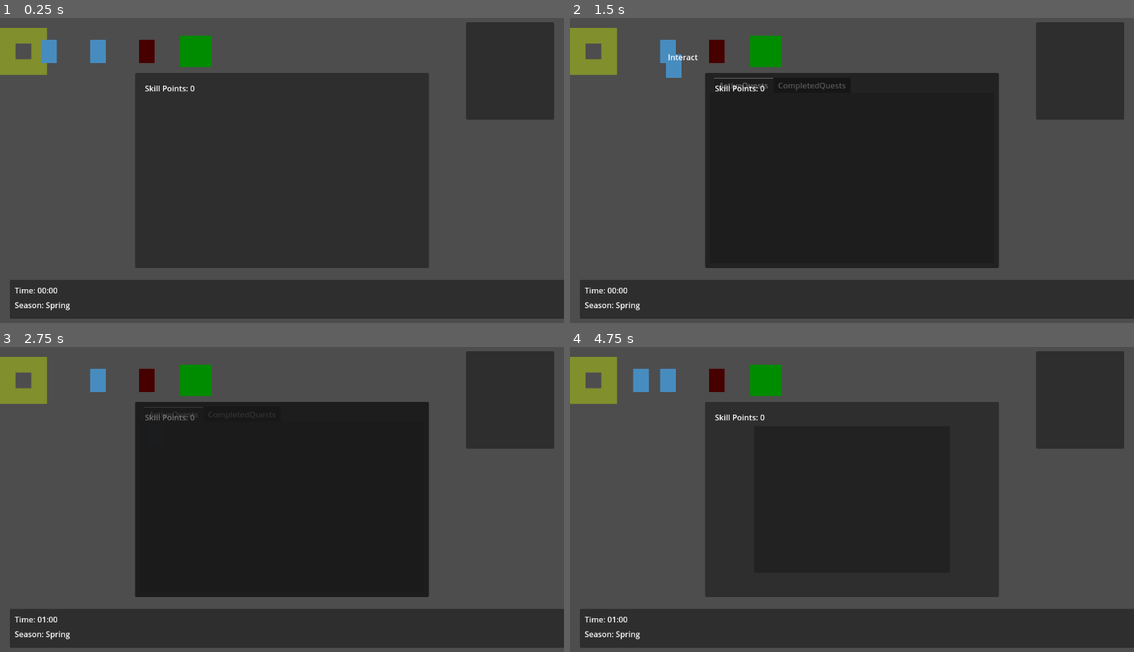
Above: before the commit, frames 1-4 (two rows, left to right).
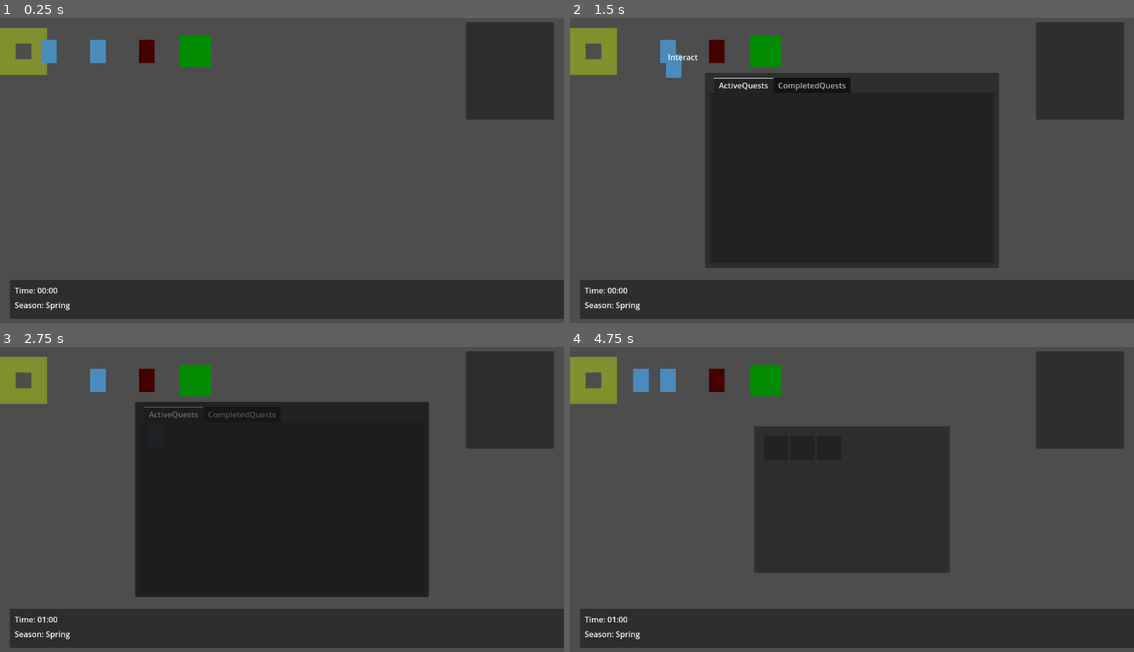
Above: after the commit, the same moments.

Repository: k4programs/2D_Roleplay_Game_Anchestors
Game: Godot game, scene res://scenes/world.tscn
Two runs of this game, one before a commit and one after it. Both use one fixed random seed, a clock stepped at 60 frames per second and the inputs below.
Inputs:
- Up to frame 1 (0.25 s): no input
- Up to frame 2 (1.5 s): tap Enter (ui_accept) at 0.5, 0.77 s; hold Right (ui_right) 0.53-1.28 s; hold Q (ui_quest_log) 0.53-1.28 s; tap R (ui_relationship) at 0.8, 1.35 s; hold Down (ui_down) from 1.28 s (still down)
- Up to frame 3 (2.75 s): tap Enter (ui_accept) at 1.52 s; tap Q (ui_quest_log) at 1.55 s; release Down (ui_down) at 2.03 s; hold Right (ui_right) from 2.03 s (still down); hold Q (ui_quest_log) from 2.03 s (still down); tap R (ui_relationship) at 2.3 s
- Up to frame 4 (4.75 s): release Right (ui_right) at 2.78 s; release Q (ui_quest_log) at 2.78 s; hold Up (ui_up) 2.78-3.53 s; tap R (ui_relationship) at 2.85, 3.8, 4.35 s; tap Enter (ui_accept) at 3.02, 3.77, 4.52 s; tap Q (ui_quest_log) at 3.05, 4.55 s; hold Q (ui_quest_log) 3.53-4.28 s; hold Left (ui_left) from 3.53 s (still down); tap I (ui_inventory) at 4.15 s

The runs differ from the first frame. In frame 1, 33% of the frame differs, in the area x 24-76%, y 18-82%; in frame 2, 0.3%; in frame 3, 0.2%; in frame 4, 16%.
Error before the commit: Parse Error: Could not find type "Player" in the current scope. (res://scripts/skills/skill_manager.gd:11)
Error after the commit: Invalid assignment of property or key 'objectives' with value of type 'Array' on a base object of type 'Resource (Quest)'. (res://scripts/npc.gd:14)

Commit message:
cleanup and bug fixing

Diff:
--- a/scripts/inventory/crafting_manager.gd
+++ b/scripts/inventory/crafting_manager.gd
@@ -13,7 +13,8 @@
 	wooden_sword.name = "Wooden Sword"
 
 	var recipe = Recipe.new()
-	recipe.ingredients = [wood, wood, stone]
+	var ingredients: Array[Item] = [wood, wood, stone]
+	recipe.ingredients = ingredients
 	recipe.result = wooden_sword
 
 	add_recipe(recipe)
@@ -29,9 +30,22 @@
 
 func can_craft(recipe: Recipe) -> bool:
 	var inventory = InventoryManager.inventory
-	for ingredient in recipe.ingredients:
-		if not inventory.items.has(ingredient):
+	var inventory_counts = {}
+	for item in inventory.items:
+		if not inventory_counts.has(item.name):
+			inventory_counts[item.name] = 0
+		inventory_counts[item.name] += 1
+
+	var recipe_counts = {}
+	for item in recipe.ingredients:
+		if not recipe_counts.has(item.name):
+			recipe_counts[item.name] = 0
+		recipe_counts[item.name] += 1
+
+	for item_name in recipe_counts:
+		if not inventory_counts.has(item_name) or inventory_counts[item_name] < recipe_counts[item_name]:
 			return false
+
 	return true
 
 func craft(recipe: Recipe):
--- a/scripts/player.gd
+++ b/scripts/player.gd
@@ -1,4 +1,5 @@
 extends CharacterBody2D
+class_name Player
 
 @export var speed = 150.0
 @export var skill_points: int = 0
--- a/scripts/ui/skill_entry.gd
+++ b/scripts/ui/skill_entry.gd
@@ -14,10 +14,14 @@
 	update_button()
 
 func _on_learn_button_pressed():
-	# Assuming Player is a global singleton or accessible
-	SkillManager.learn_skill(Player, skill)
+	var player = get_tree().get_root().find_child("Player", true, false)
+	if player:
+		SkillManager.learn_skill(player, skill)
 	update_button()
 
 func update_button():
-	# Assuming Player is a global singleton or accessible
-	learn_button.disabled = Player.skill_points < skill.cost or Player.learned_skills.has(skill)
+	var player = get_tree().get_root().find_child("Player", true, false)
+	if player:
+		learn_button.disabled = player.skill_points < skill.cost or player.learned_skills.has(skill)
+	else:
+		learn_button.disabled = true
--- a/scripts/ui/skill_tree_ui.gd
+++ b/scripts/ui/skill_tree_ui.gd
@@ -19,7 +19,9 @@
 			update_ui()
 
 func update_ui():
-	skill_points_label.text = "Skill Points: " + str(Player.skill_points) # Assuming Player is a global singleton or accessible
+	var player = get_tree().get_root().find_child("Player", true, false)
+	if player:
+		skill_points_label.text = "Skill Points: " + str(player.skill_points)
 
 	for child in skill_tree_container.get_children():
 		child.queue_free()
@@ -36,9 +38,9 @@
 	skill2.cost = 1
 
 	var skill_entry1 = skill_entry_scene.instantiate()
-	skill_entry1.set_skill(skill1)
 	skill_tree_container.add_child(skill_entry1)
+	skill_entry1.call_deferred("set_skill", skill1)
 
 	var skill_entry2 = skill_entry_scene.instantiate()
-	skill_entry2.set_skill(skill2)
 	skill_tree_container.add_child(skill_entry2)
+	skill_entry2.call_deferred("set_skill", skill2)
Not shown, removed: index.html
Not shown, removed: script.js
Not shown, removed: style.css
